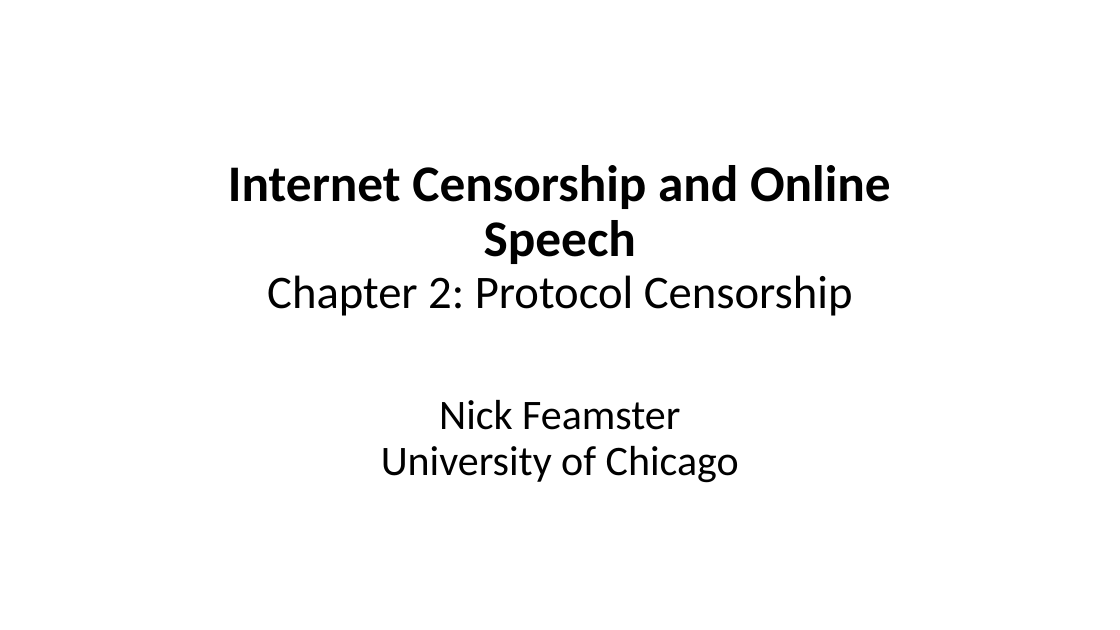
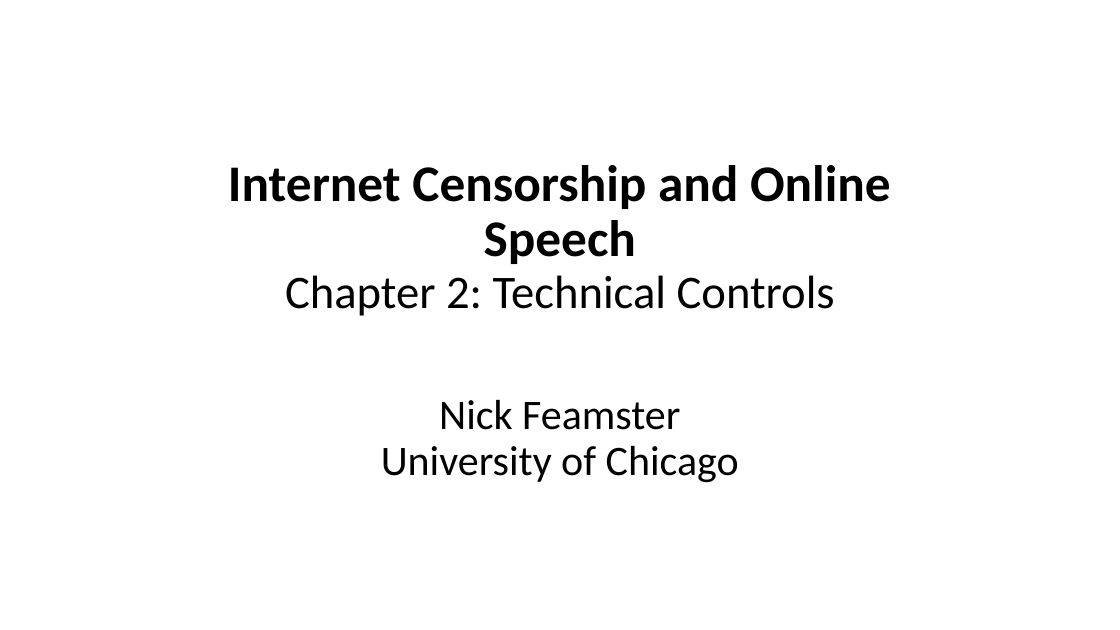
Before and after one commit to noise-lab/censorship-course, a slide deck: slide 1 of docs/slides/class/04-Protocols.pptx. Drawn at 1120x630 pixels with LibreOffice and Linux fonts; fonts in the diff are those of the drawing. Boxes give left, top, right and bottom in pixels: in the first picture for what was removed or moved away, otherwise in the second. Text is boxed around its words. In the diff, an @@ line names an element or a change of style, - is before the commit and + after.

```diff
--- a/docs/slides/class/04-Protocols.pptx
+++ b/docs/slides/class/04-Protocols.pptx
@@ title at (x1=228, y1=165, x2=891, y2=316): text changed @@
-Internet Censorship and Online Speech
-Chapter 2: Protocol Censorship
+Internet Censorship and Online Speech
+Chapter 2: Technical Controls
```
Also in this commit, not shown: 4 other slides changed.
